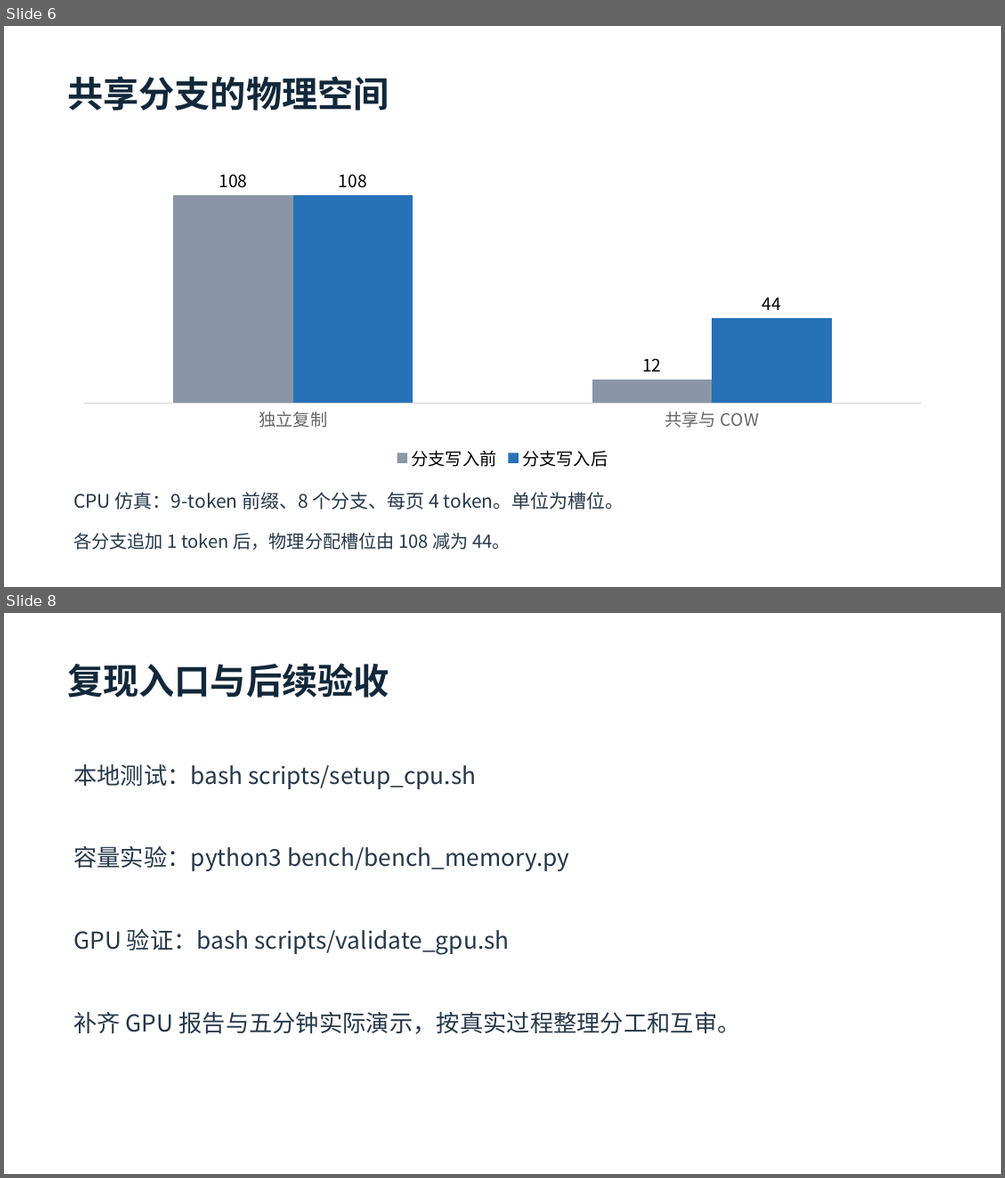
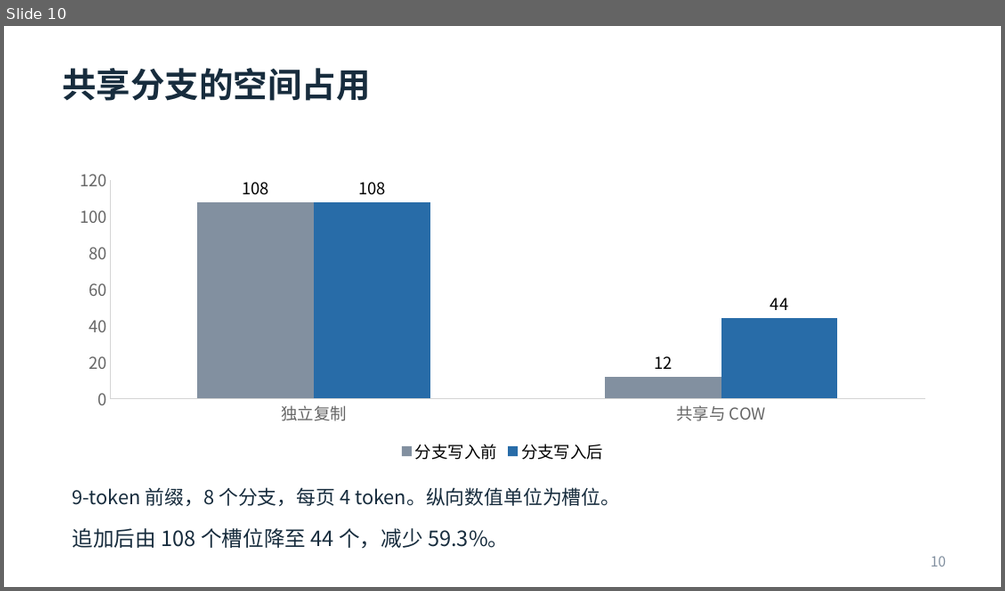
Before and after one commit to RiceXi/Professional-Internship, a slide deck: docs/任务一答辩.pptx. Shown one above the other, each under a label of ours: slides 6 and 8 before the commit, slide 10 after it; the slides between them are not shown. The pictures are 1005x1178 and 1005x591 pixels, drawn with LibreOffice and Linux fonts; fonts in the diff are those of the drawing. Boxes give left, top, right and bottom in pixels: in the first picture for what was removed or moved away, otherwise in the second. Text is boxed around its words. In the diff, an @@ line names an element or a change of style, - is before the commit and + after.

```diff
--- a/docs/任务一答辩.pptx
+++ b/docs/任务一答辩.pptx
@@ slide 8 removed at [4, 613, 1001, 1174], background #FFFFFF @@
@@ text removed at [67, 663, 389, 698] @@
-复现入口与后续验收
@@ text removed at [73, 764, 477, 789] @@
-本地测试：bash scripts/setup_cpu.sh
@@ text removed at [73, 846, 570, 871] @@
-容量实验：python3 bench/bench_memory.py
@@ text removed at [73, 929, 510, 955] @@
-GPU 验证：bash scripts/validate_gpu.sh
@@ text removed at [73, 1012, 740, 1034] @@
-补齐 GPU 报告与五分钟实际演示，按真实过程整理分工和互审。
@@ what was slide 6 is now slide 10 @@
@@ slide 10 changed as well @@
@@ text at [62, 68, 370, 101]: text changed; size 34.5 to 33 pt; text colour #12283A to #172C3D @@
-共享分支的物理空间
+共享分支的空间占用
@@ column chart at [63, 162, 942, 466] @@
@@ colour of 分支写入前 #8A96A8 to #8290A0 @@
@@ data labels of 分支写入前 changed @@
@@ colour of 分支写入后 #2771B6 to #286CA8 @@
@@ data labels of 分支写入后 changed @@
@@ legend changed @@
@@ category axis changed @@
@@ value axis changed @@
@@ column chart: place and size @@
-column chart at [66, 167, 938, 474]
+column chart at [63, 162, 942, 466]
@@ text at [73, 487, 620, 506]: text changed; size 18 to 18.8 pt; text colour #263748 to #172C3D @@
-CPU 仿真：9-token 前缀、8 个分支、每页 4 token。单位为槽位。
+9-token 前缀，8 个分支，每页 4 token。纵向数值单位为槽位。
@@ text at [73, 528, 509, 548]: text changed; size 17.2 to 20.2 pt; text colour #263748 to #172C3D @@
-各分支追加 1 token 后，物理分配槽位由 108 减为 44。
+追加后由 108 个槽位降至 44 个，减少 59.3%。
@@ text added at [930, 556, 946, 566], 13.5 pt, text #8290A0 @@
+10
```
Also in this commit, not shown: 1 other slide changed, 11 slides added, 5 other slides removed, 4 other files.
